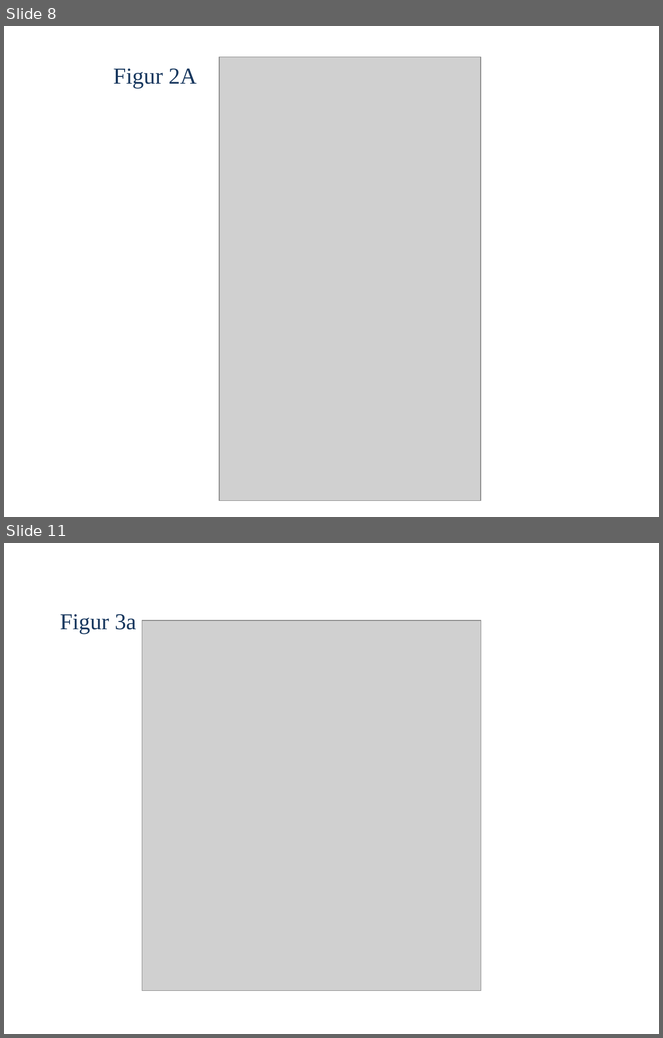
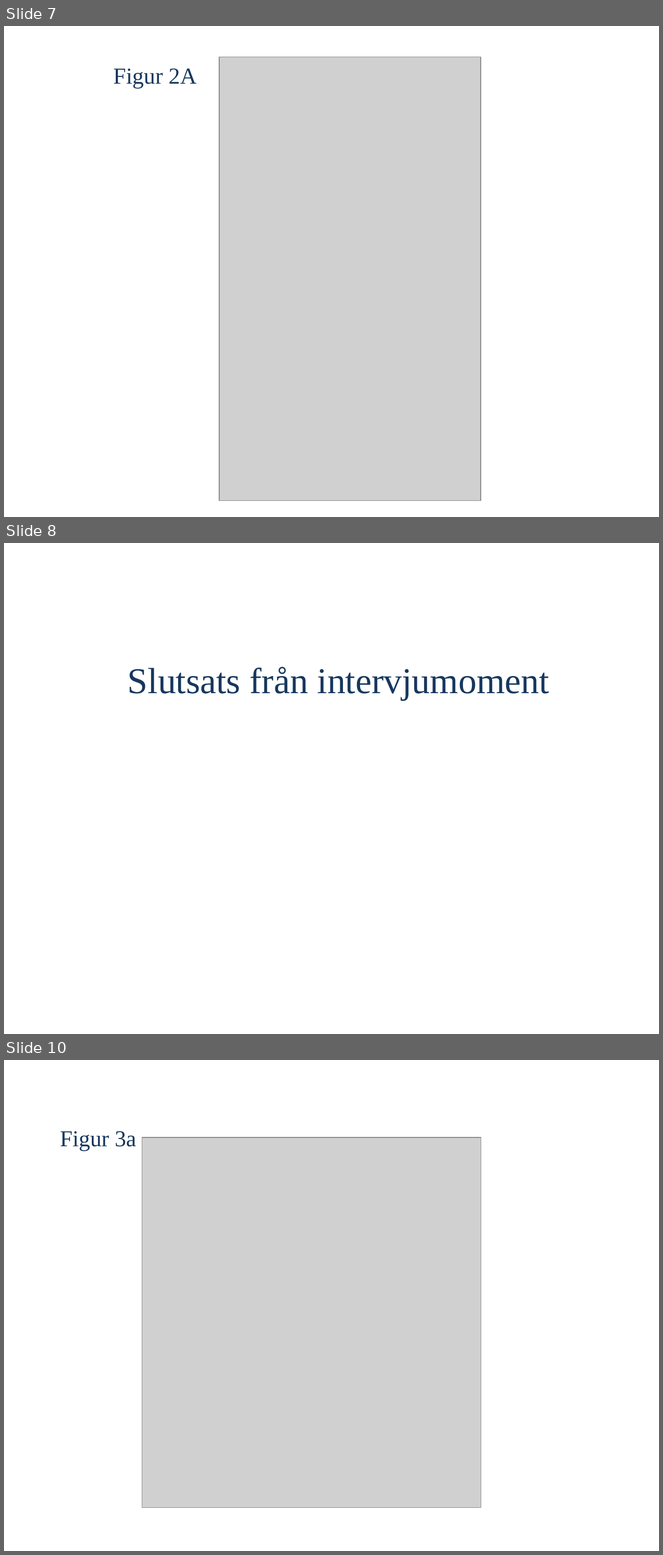
Before and after one commit to OliviaImner/thesis_document, a slide deck: Thesis/Presentation.pptx. Shown one above the other, each under a label of ours: slides 8 and 11 before the commit, slides 7, 8 and 10 after it; the slides between them are not shown. The pictures are 663x1038 and 663x1555 pixels, drawn with LibreOffice and Linux fonts; fonts in the diff are those of the drawing; grey boxes stand for pictures. Boxes give left, top, right and bottom in pixels: in the first picture for what was removed or moved away, otherwise in the second. Text is boxed around its words. In the diff, an @@ line names an element or a change of style, - is before the commit and + after.

```diff
--- a/Thesis/Presentation.pptx
+++ b/Thesis/Presentation.pptx
@@ slide 8 added at (x1=4, y1=543, x2=659, y2=1034), background #FFFFFF @@
@@ text added at (x1=128, y1=667, x2=549, y2=700), 40 pt, text #17375E @@
+Slutsats från intervjumoment
@@ what was slide 8 is now slide 7 @@
@@ what was slide 11 is now slide 10 @@
```
Also in this commit, not shown: 8 slides changed, 1 other slide added, 3 slides removed, 1 other file.
